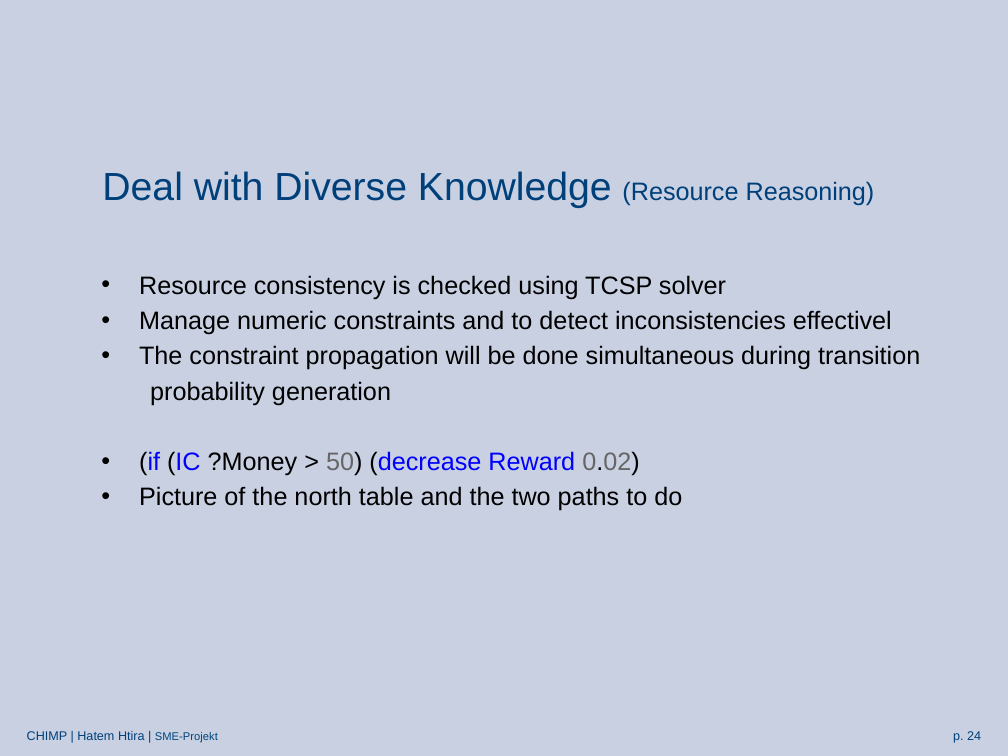
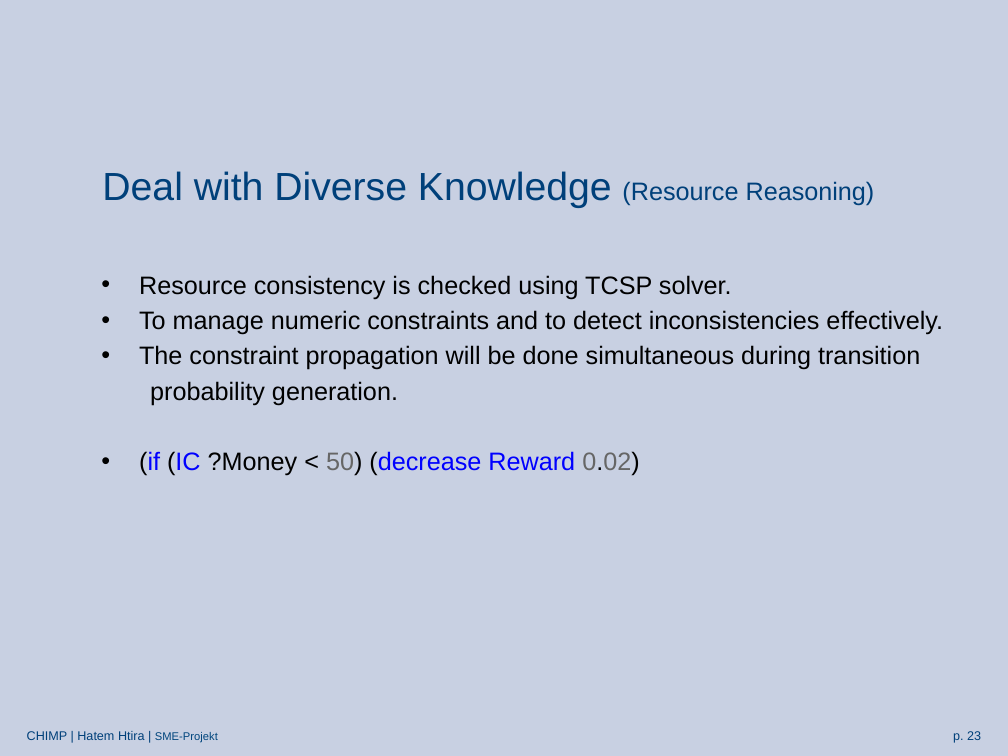
Before and after one commit to htiraHatem/CHIMP_MDP, a slide deck: slide 23 of HTN2MDP presentation.pptx (slide 24 before the commit). Drawn at 1008x756 pixels with LibreOffice and Linux fonts; fonts in the diff are those of the drawing; background and template pictures are left out. Boxes give left, top, right and bottom in pixels: in the first picture for what was removed or moved away, otherwise in the second. Text is boxed around its words. In the diff, an @@ line names an element or a change of style, - is before the commit and + after.

```diff
--- a/HTN2MDP presentation.pptx
+++ b/HTN2MDP presentation.pptx
@@ text at bbox=[139, 275, 943, 335]: text changed @@
-• Resource consistency is checked using TCSP solver
-• Manage numeric constraints and to detect inconsistencies effectivel
+• Resource consistency is checked using TCSP solver.
+• To manage numeric constraints and to detect inconsistencies effectively.
@@ text at bbox=[139, 381, 639, 476]: text changed @@
-probability generation
-• (if (IC ?Money > 50) (decrease Reward 0.02)
-• Picture of the north table and the two paths to do
+probability generation.
+• (if (IC ?Money < 50) (decrease Reward 0.02)
@@ page number at bbox=[953, 731, 981, 743]: text changed @@
-p. 24
+p. 23
```
Also in this commit, not shown: 14 other slides changed, 1 slide removed.
